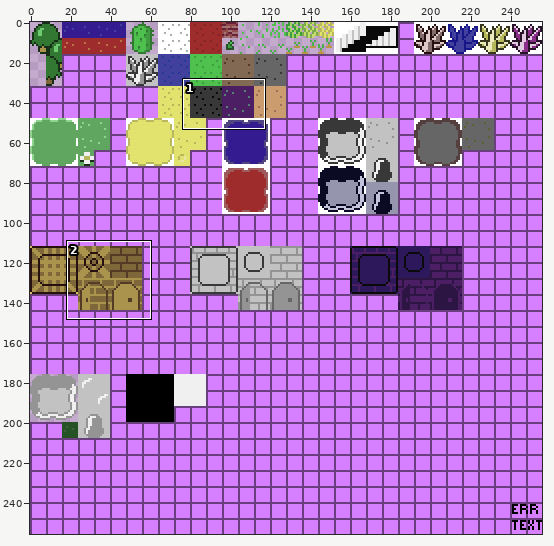
File history of a sprite sheet, src/main/resources/resources/textures/tiles.png. The first picture is a wide view before the edit; the outline marks the close-up.
Close-up. The starting point:
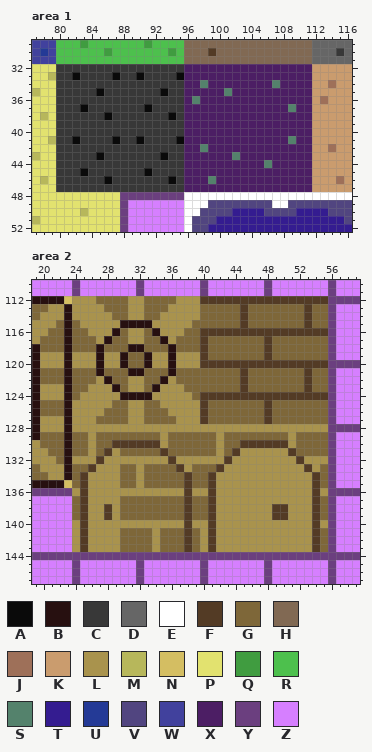
The file is 256x256 pixels. Colours within 5 levels of each other are drawn and written as one. Shown: area 1: x 77..116, y 29..52; area 2: x 19..59, y 110..147. The commit also changed other parts of the picture, which this record leaves out.
Palette (. is transparent): A #0a0a0a  B #271010  C #383838  D #666666  E #ffffff  F #533b25  G #7e6739  H #816953  J #9e7059  K #ca9c6e  L #a9934d  M #b7b75b  N #d4be62  P #e2e26f  Q #409c40  R #4dc04d  S #54826c  T #341c90  U #243a96  V #514580  W #41419d  X #4c1e64  Y #6b3f7f  Z #d67fff
The result:
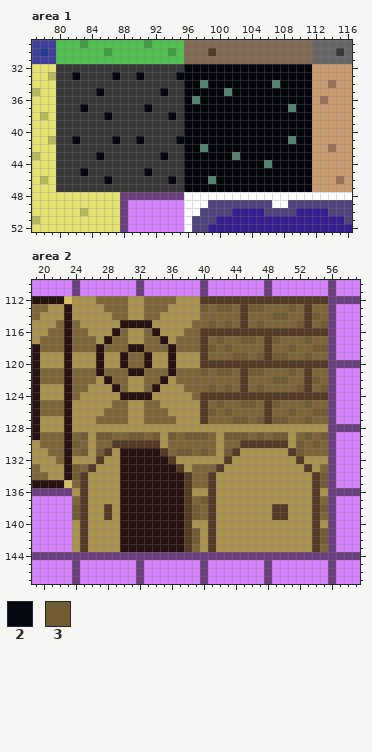
Colours new in this view: 2 #060812  3 #715c33
The edit:
colour X: #4c1e64 -> #02060c
Changed rows in their new state; - is a pixel that keeps its letter.
Area 1:
first column x 82:
33 2----2--2----2
35 ---2-------2--
37 -2-------2----
38 ----2-------2-
41 2----2--2----2
43 ---2-------2--
45 -2-------2----
46 ----2-------2-
Area 2:
first column x 24:
113 ----------------3-33--33---3----
114 -------------------------33---3-
115 -----------------3-3---3----3--3
117 ------------------3--33--3---3--
118 -----------------3-3-------3--33
119 --------------------33-3-33--3--
121 ----------------3-33--33---3----
122 -------------------------33---3-
123 -----------------3-3---3----3--3
125 ------------------3--33--3---3--
126 -----------------3-3-------3--33
127 --------------------33-3-33--3--
129 -3-33--33-3-3-333--333-3-33--3-3
130 3---------------------------3-3-
131 -3-3--BBBBB--33-3--3--------3---
132 ------BBBBBB--------------------
133 3-----BBBBBBB-------------------
134 3-----BBBBBBBB-----------------3
135 ------BBBBBBBB-----------------3
136 ------BBBBBBBB------------------
137 ------BBBBBBBB--3---------------
138 3-----BBBBBBBB-3---------------3
139 3-----BBBBBBBB-3----------------
140 ------BBBBBBBB------------------
141 ------BBBBBBBB-3---------------3
142 ------BBBBBBBB-3---------------3
143 ------BBBBBBBB------------------
